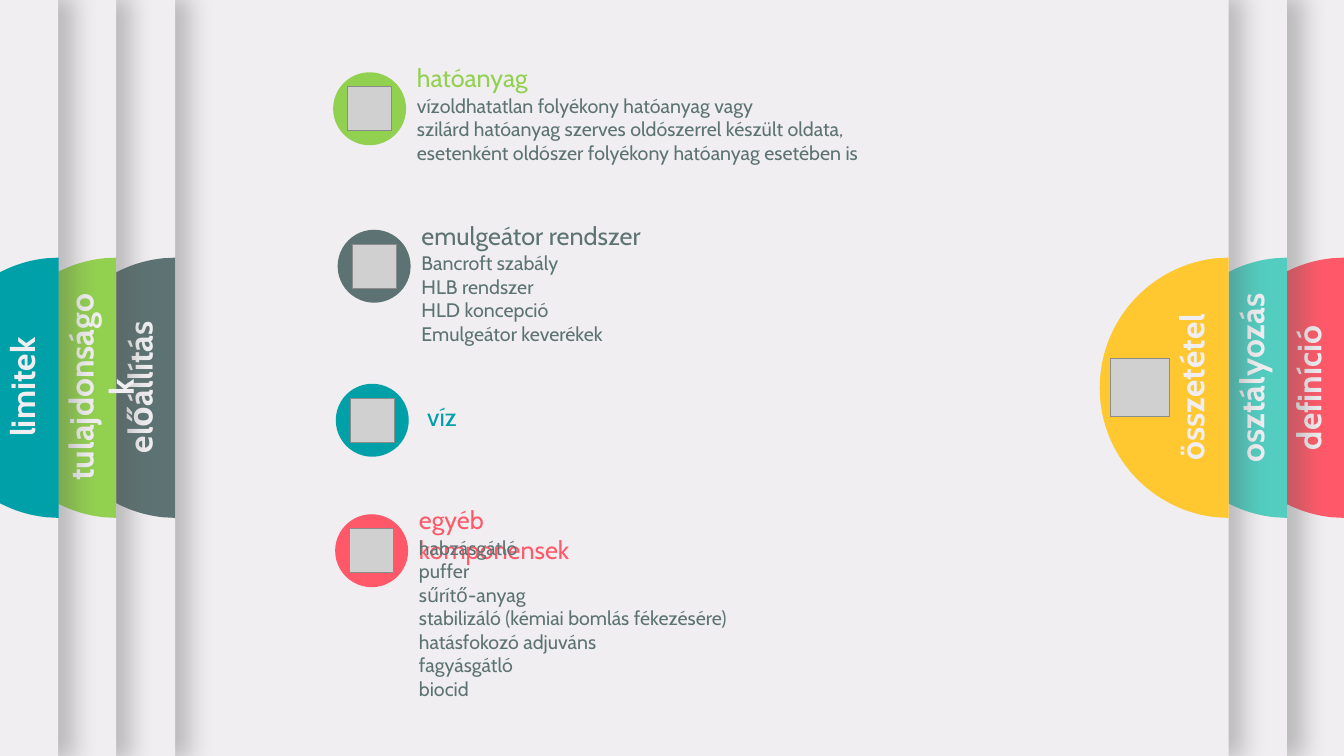
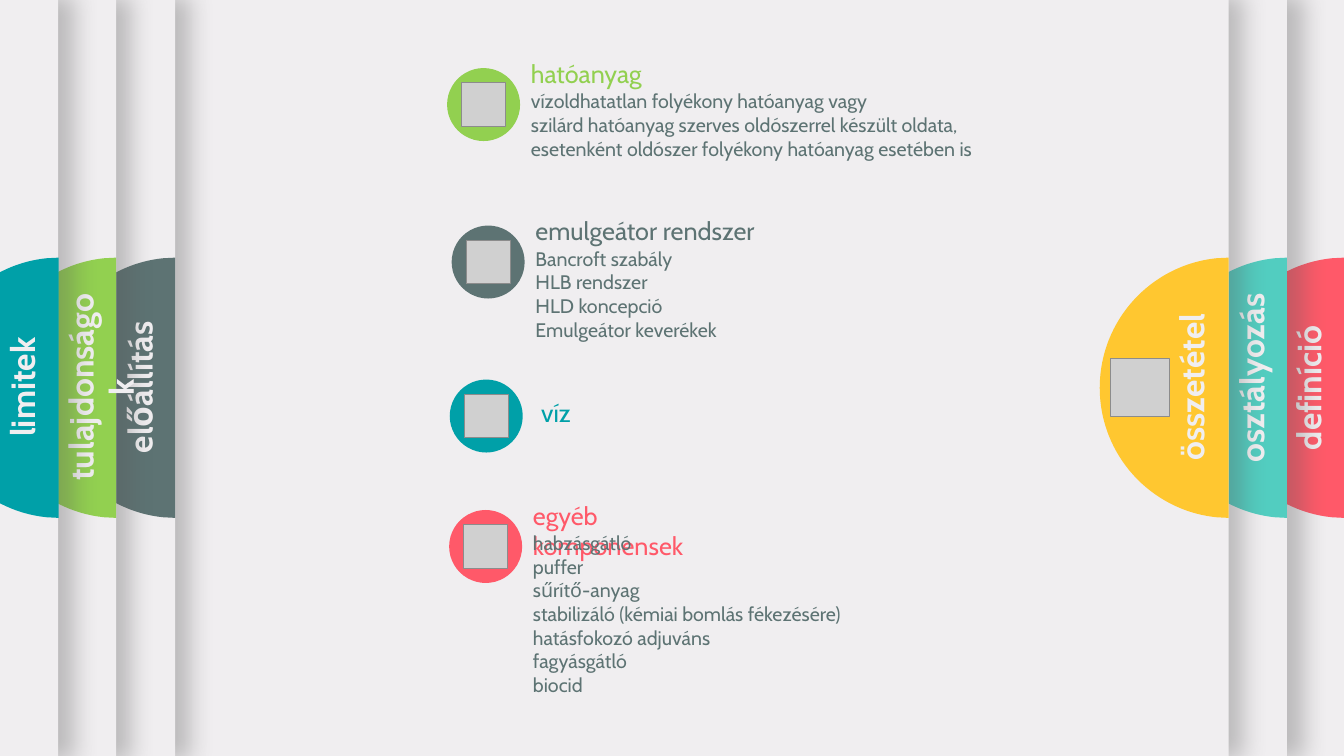
Before and after one commit to LilianaBohus/chemistry-presenations, a slide deck: slide 4 of emulsion-concentrates-short.pptx. Drawn at 1344x756 pixels with LibreOffice and Linux fonts; fonts in the diff are those of the drawing; grey boxes stand for pictures; background and template pictures are left out. Boxes give left, top, right and bottom in pixels: in the first picture for what was removed or moved away, otherwise in the second. Text is boxed around its words. In the diff, an @@ line names an element or a change of style, - is before the commit and + after.

```diff
--- a/emulsion-concentrates-short.pptx
+++ b/emulsion-concentrates-short.pptx
@@ 7 texts, 4 pictures, 4 ellipses: place and size @@
-7 texts, 4 pictures, 4 ellipses at (333, 68, 858, 696)
+7 texts, 4 pictures, 4 ellipses at (448, 64, 972, 692)
```
Also in this commit, not shown: 2 other slides changed.
